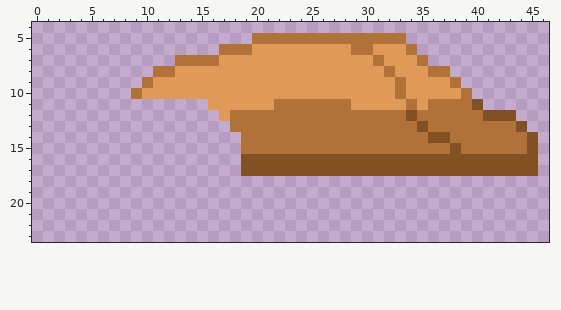
One commit to this pixel-art sprite: src/objects/doublebeds/woodendoublebed2/woodendoublebed2cover.png. Above is the file before it was changed.
The file is 56x24 pixels. Shown: x 0..46, y 4..23.
Now the later version:
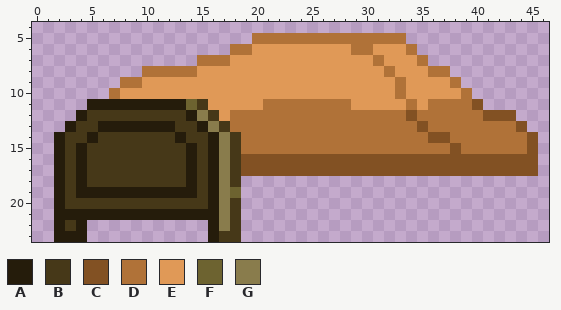
Palette (. is transparent): A #251c0b  B #463818  C #825123  D #b07238  E #e09957  F #6d6330  G #897c4c
Change:
The author put colour A in row 11 at x 5 to 13; in row 12 at x 4 and 14; in row 13 at x 3, 6 to 12 and 15; in row 14 at x 2, 5, 13 and 16; in rows 15 to 18 at x 2, 4, 14 and 16; in row 19 at x 2, 4 to 14 and 16.
The author put colour A in row 20 at x 2 and 16; in row 21 at x 2 to 16; in row 22 at x 2, 4 and 16; in row 23 at x 2 to 4 and 16.
The author put colour B in row 11 at x 15; in row 12 at x 5 to 13 and 16; in row 13 at x 4 to 5, 13 to 14 and 17; in row 14 at x 3 to 4, 6 to 12, 14 to 15 and 18; in rows 15 to 18 at x 3, 5 to 13, 15 and 18; in row 19 at x 3 and 15.
The author put colour B in row 20 at x 3 to 15 and 18; in row 21 at x 18; in row 22 at x 3 and 18; in row 23 at x 17 to 18.
The author put colour D in row 8 at x 10; in row 9 at x 8 to 9; in row 10 at x 7.
Colour E becomes colour D in row 7 at x 17; in row 8 at x 13 to 14; in row 11 at x 21.
The author put colour E in row 10 at x 8.
Colour D becomes colour E in row 9 at x 10; in row 10 at x 9.
The author put colour F in row 11 at x 14; in row 19 at x 18.
The author put colour G in row 12 at x 15; in row 13 at x 16; in rows 14 to 22 at x 17.
Colour D is gone in row 6 at x 17; in row 7 at x 13 to 14.
Pixel boxes of the changes (left, top, right, bottom) in both pictures:
changed: (54, 44, 274, 242)
